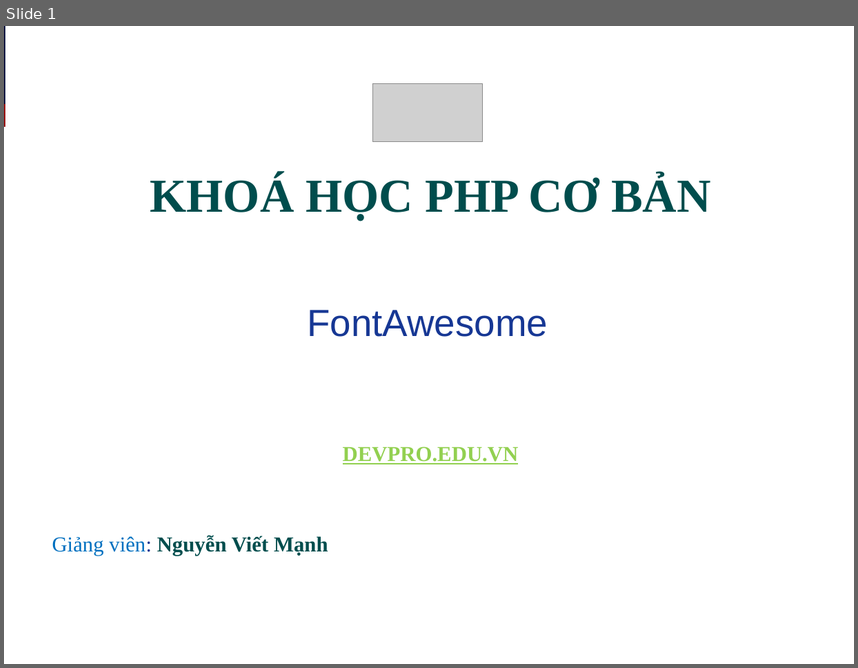
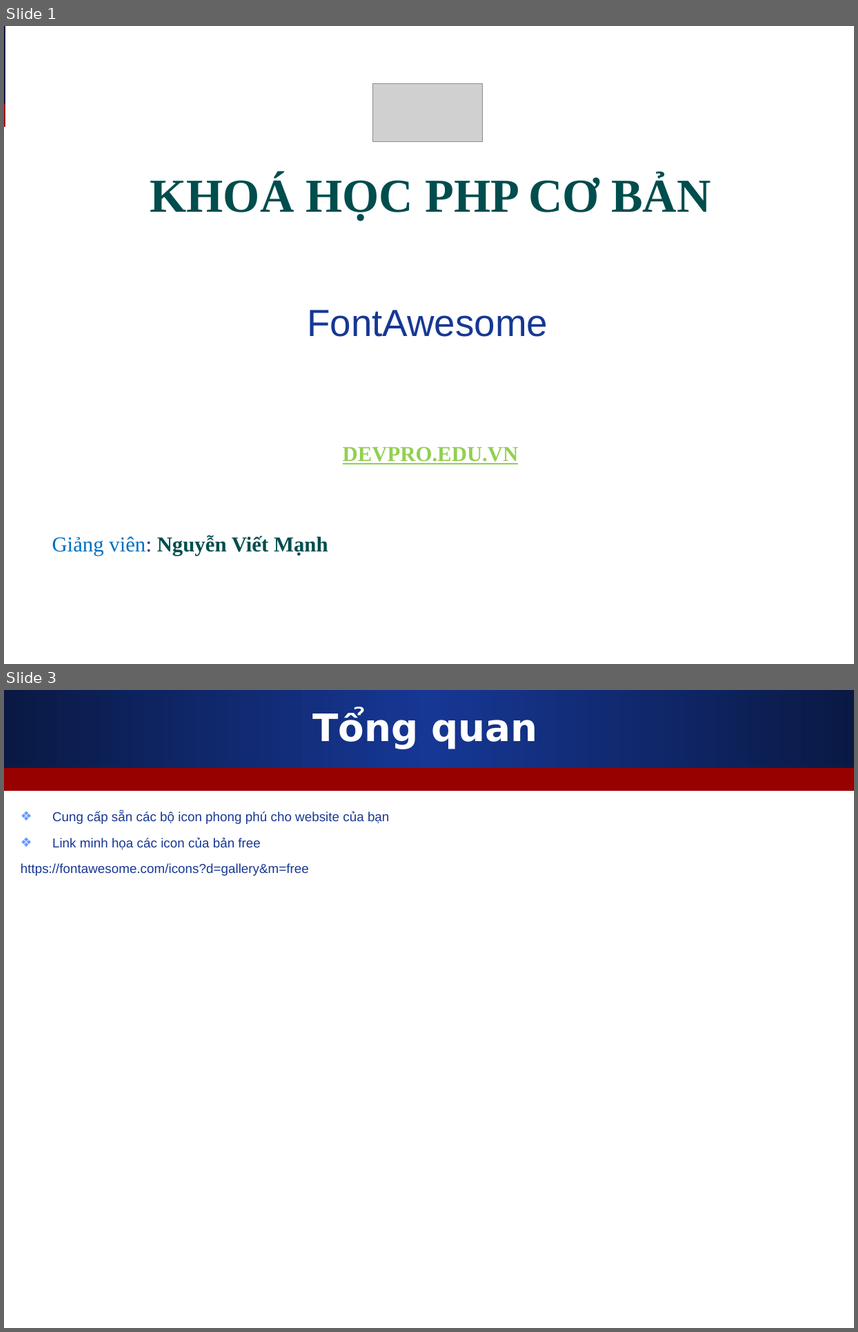
Before and after one commit to melng124/php39_devpro, a slide deck: Day5_FontAwesome_Thuc_hanh_Bootstrap/Slide_bai_giang/FontAwesome.ppt. Shown one above the other, each under a label of ours: slide 1 before the commit, slides 1 and 3 after it; the slides between them are not shown. The pictures are 858x668 and 858x1332 pixels, drawn with LibreOffice and Linux fonts; fonts in the diff are those of the drawing; grey boxes stand for pictures. Boxes give left, top, right and bottom in pixels: in the first picture for what was removed or moved away, otherwise in the second. Text is boxed around its words. In the diff, an @@ line names an element or a change of style, - is before the commit and + after.

```diff
--- a/Day5_FontAwesome_Thuc_hanh_Bootstrap/Slide_bai_giang/FontAwesome.ppt
+++ b/Day5_FontAwesome_Thuc_hanh_Bootstrap/Slide_bai_giang/FontAwesome.ppt
@@ slide 3 added at [4, 690, 854, 1328], background #FFFFFF; not listed: 2 template elements that a slide beside it also shows @@
@@ title added at [312, 710, 538, 749], 32 pt, text #FFFFFF, bold @@
+Tổng quan
@@ text added at [21, 811, 389, 876], 11 pt, text #163794 @@
+❖ Cung cấp sẵn các bộ icon phong phú cho website của bạn
+❖ Link minh họa các icon của bản free
+https://fontawesome.com/icons?d=gallery&m=free
```
Also in this commit, not shown: 2 slides changed, 1 other slide added, 5 slides removed, 1 other file.
